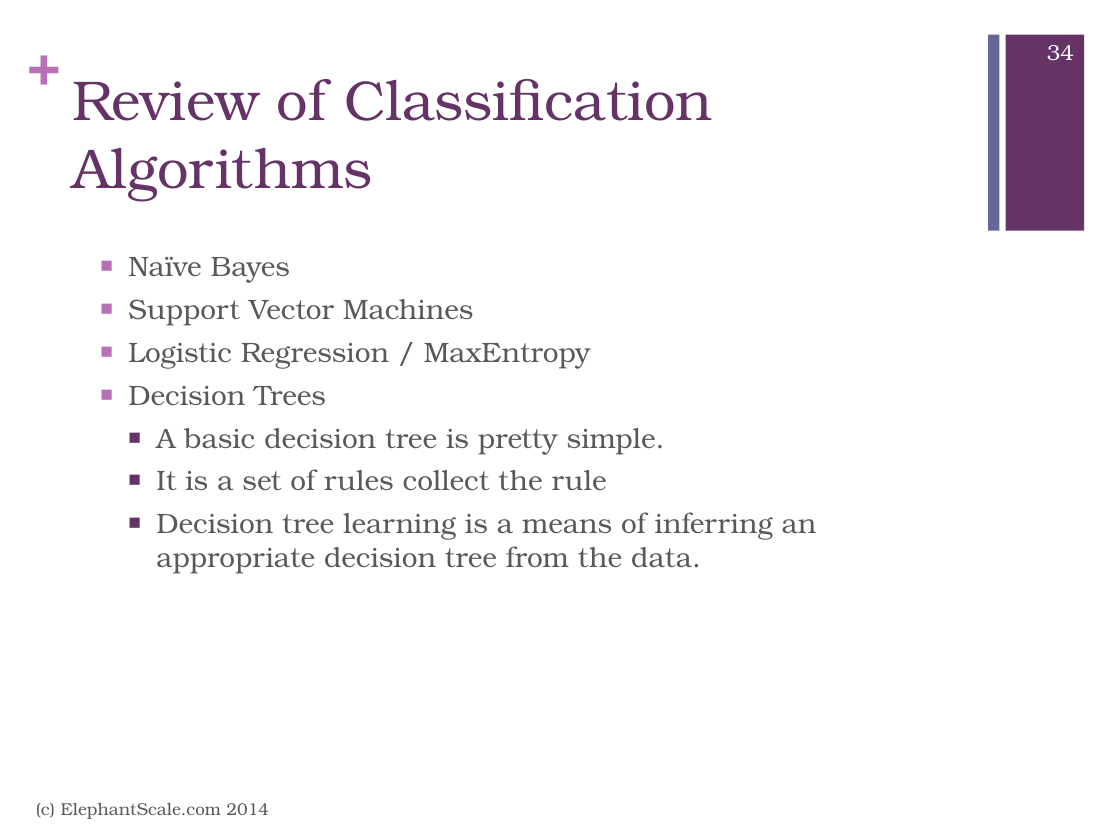
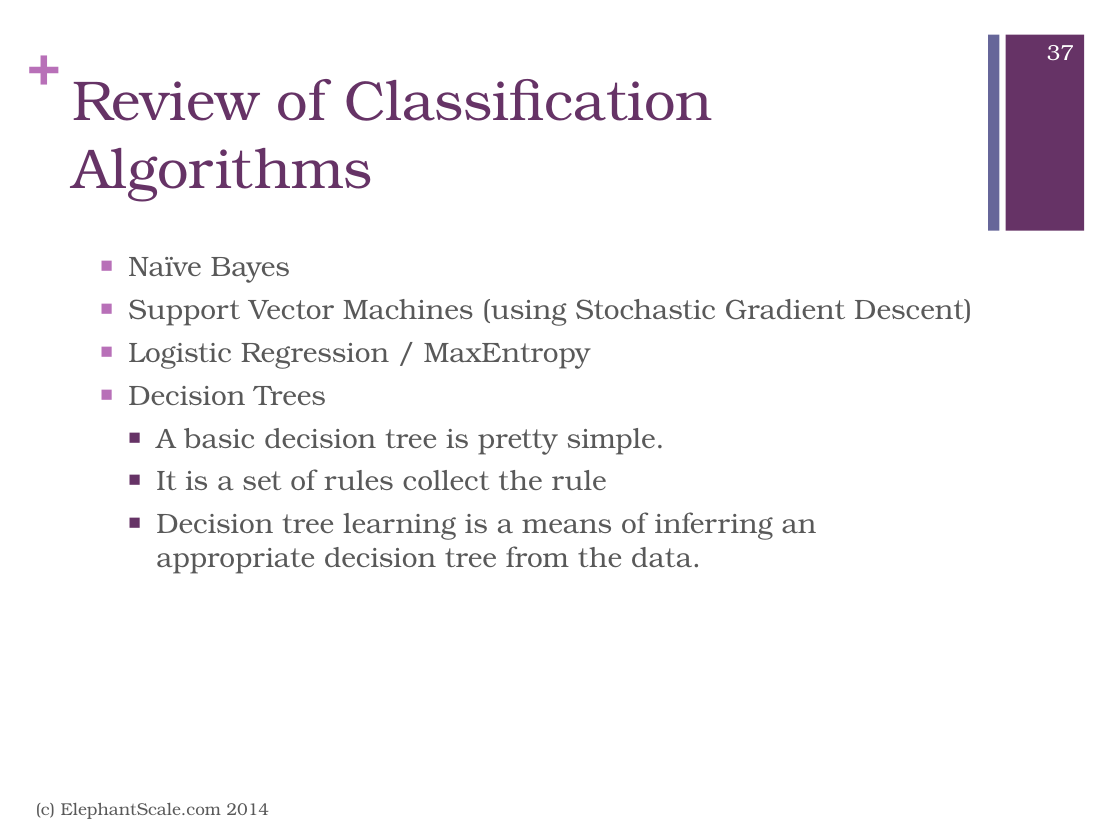
Before and after one commit to mattvinks/spark-labs, a slide deck: slide 37 of slides/MLLib.pptx (slide 34 before the commit). Drawn at 1120x840 pixels with LibreOffice and Linux fonts; fonts in the diff are those of the drawing. Boxes give left, top, right and bottom in pixels: in the first picture for what was removed or moved away, otherwise in the second. Text is boxed around its words. In the diff, an @@ line names an element or a change of style, - is before the commit and + after.

```diff
--- a/slides/MLLib.pptx
+++ b/slides/MLLib.pptx
@@ page number at (x1=1047, y1=45, x2=1074, y2=61): text changed @@
-34
+37
@@ text at (x1=128, y1=299, x2=972, y2=325): text changed @@
-  ■ Support Vector Machines
+  ■ Support Vector Machines (using Stochastic Gradient Descent)
```
Also in this commit, not shown: 7 other slides changed, 6 slides added.
